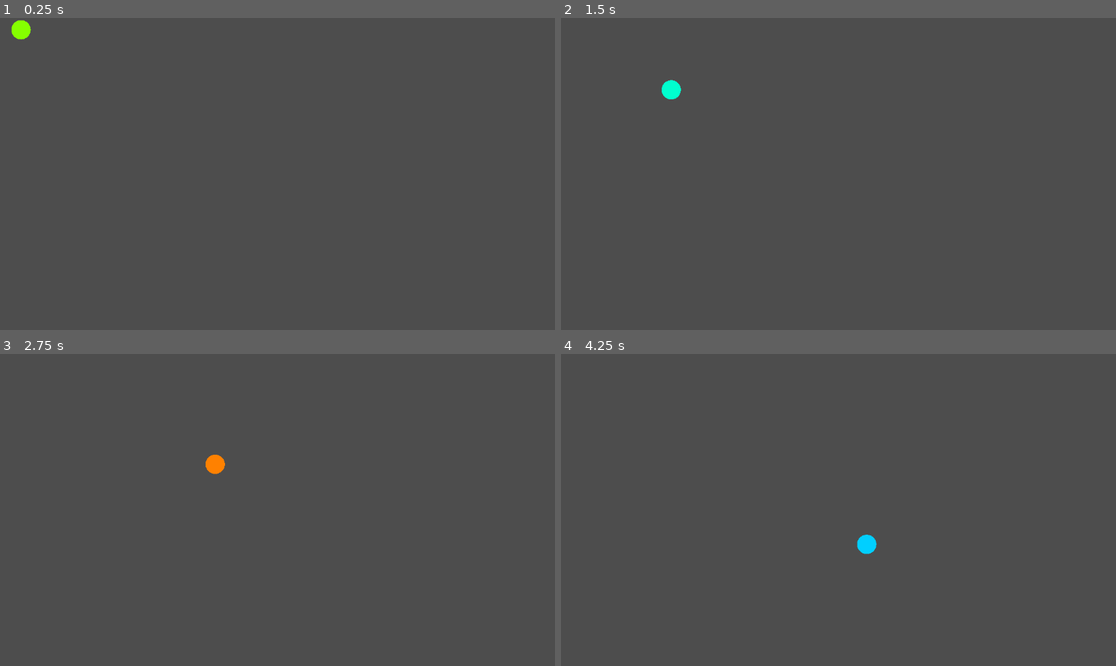
Above: before the commit, frames 1-4 (two rows, left to right).
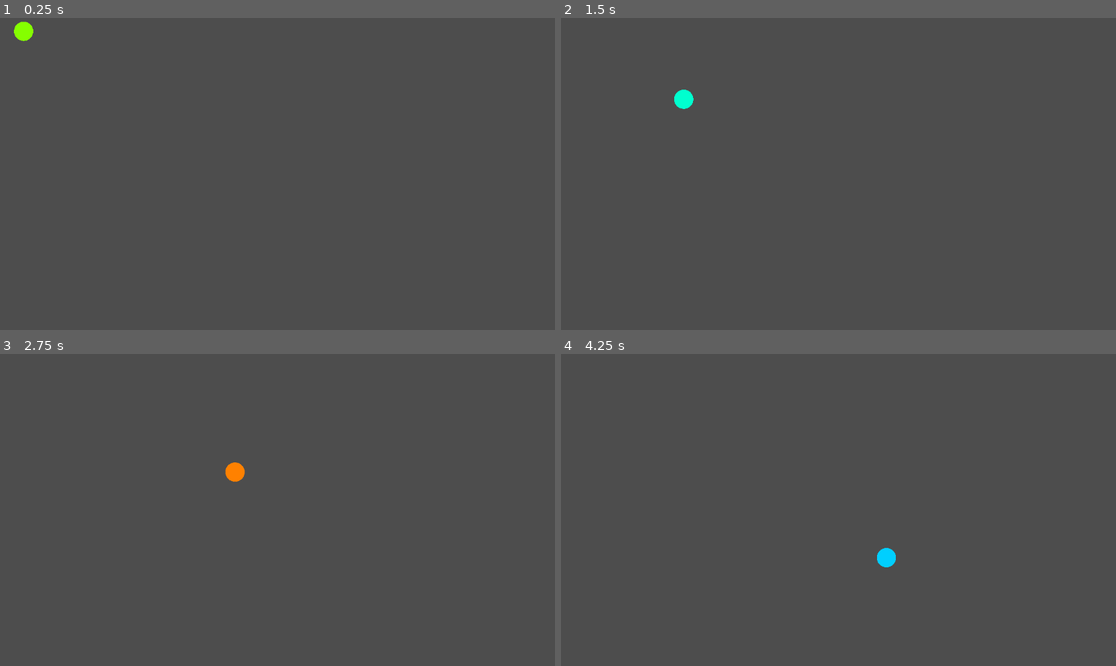
Above: after the commit, the same moments.

Repository: FallingShrimp/Silver-White-Gray
Game: Godot game, scene res://world.tscn
Two runs of this game, one before a commit and one after it. Both use one fixed random seed, a clock stepped at 60 frames per second and the inputs below.
Inputs (mouse positions are in pixels of both pictures, inside the frame that each line leads up to):
- Up to frame 1 (0.25 s): no input
- Up to frame 2 (1.5 s): move the mouse to (960, 158) at 0.52 s; tap S (d) at 0.6 s; tap A (l) at 0.8, 1.35 s; move the mouse to (727, 189) at 1.27 s
- Up to frame 3 (2.75 s): tap D (r) at 1.55, 2.1 s; move the mouse to (333, 441) at 2.02 s; tap S (d) at 2.3 s
- Up to frame 4 (4.25 s): move the mouse to (810, 572) at 2.77 s; tap S (d) at 2.85 s; tap A (l) at 3.05, 3.6 s; move the mouse to (1005, 556) at 3.52 s; tap D (r) at 3.8 s

The runs differ from the first frame. In frame 1, less than 0.1% of the frame differs, in the area x 2-7%, y 0-8%; in frame 2, 0.3%; in frame 3, 0.4%; in frame 4, 0.4%, in the area x 53-61%, y 57-69%.

Commit message:
refactor(world): 调整生成对象的顺序
优化事件循环中对象的生成顺序，先创建渲染组件再创建变换组件，保持组件依赖逻辑的一致性

Diff:
--- a/scripts/world.gd
+++ b/scripts/world.gd
@@ -6,4 +6,4 @@
 func _ready() -> void:
 	eventloop.add_resource("canvas", canvas)
 	for i in 10:
-		eventloop.spawn([Transformable.new(randf_range(20, 400)), Renderable.new()])
+		eventloop.spawn([Renderable.new(), Transformable.new(randf_range(20, 400))])
